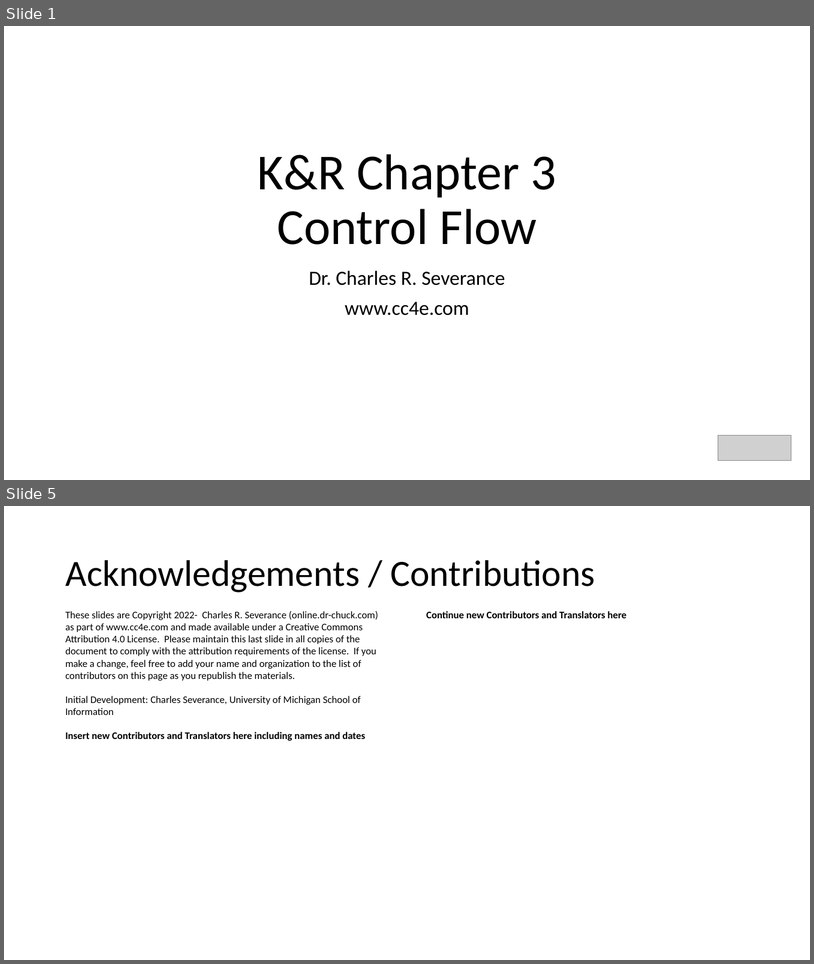
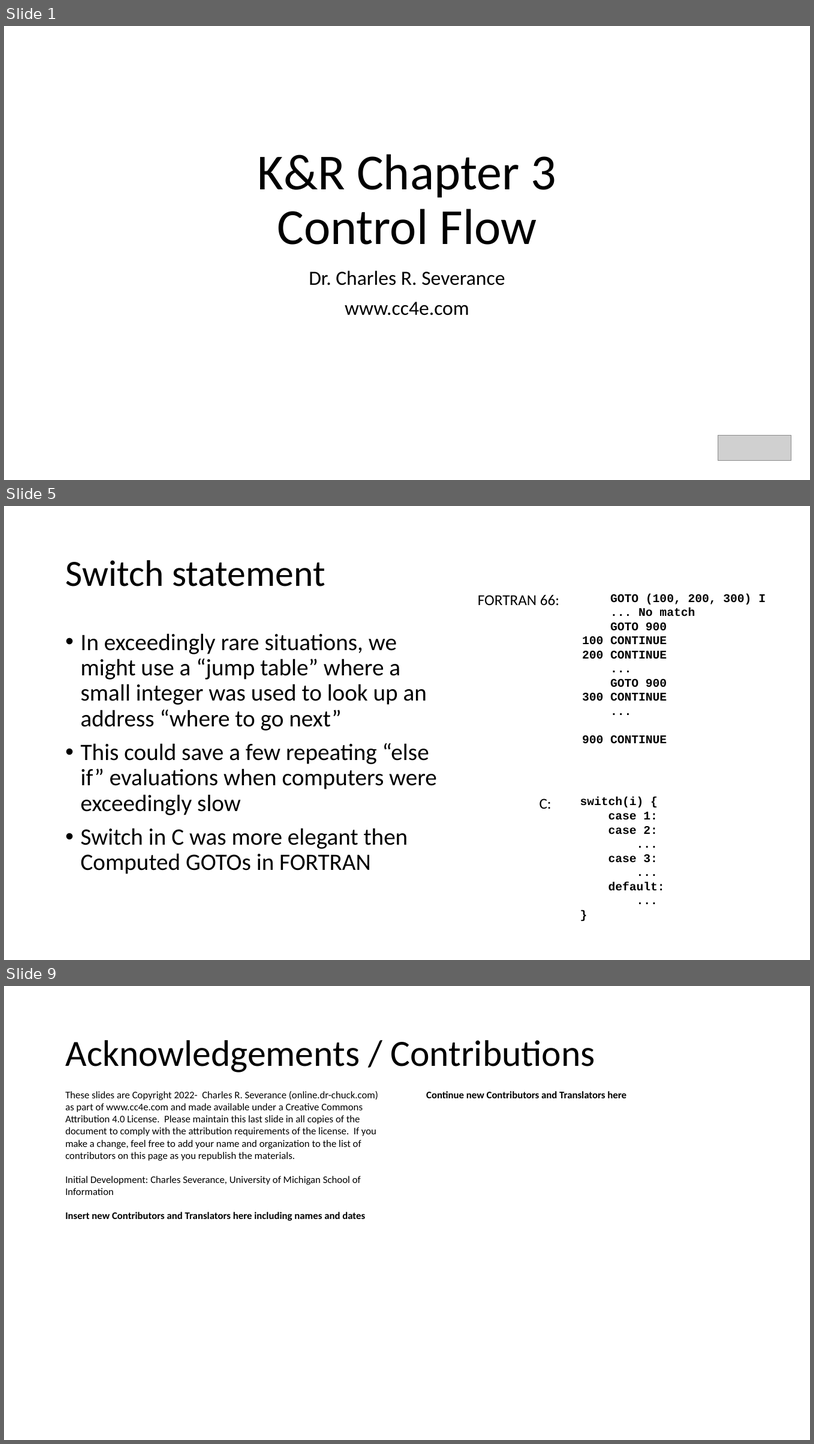
Before and after one commit to csev/cc4e, a slide deck: lectures/KR-3.pptx. Shown one above the other, each under a label of ours: slides 1 and 5 before the commit, slides 1, 5 and 9 after it; the slides between them are not shown. The pictures are 814x964 and 814x1444 pixels, drawn with LibreOffice and Linux fonts; fonts in the diff are those of the drawing; grey boxes stand for pictures. Boxes give left, top, right and bottom in pixels: in the first picture for what was removed or moved away, otherwise in the second. Text is boxed around its words. In the diff, an @@ line names an element or a change of style, - is before the commit and + after.

```diff
--- a/lectures/KR-3.pptx
+++ b/lectures/KR-3.pptx
@@ slide 5 added at box(4, 506, 810, 960), background #FFFFFF @@
@@ title added at box(65, 560, 326, 586), 44 pt, text #000000 @@
+Switch statement
@@ text added at box(478, 595, 560, 605), 18 pt, text #000000 @@
+FORTRAN 66:
@@ text added at box(582, 594, 766, 744), 14 pt, text #000000, bold @@
+GOTO (100, 200, 300) I
+... No match
+GOTO 900
+100 CONTINUE
+200 CONTINUE
+...
+GOTO 900
+300 CONTINUE
+...
+900 CONTINUE
@@ text added at box(81, 633, 437, 874), 28 pt, text #000000 @@
+• In exceedingly rare situations, we might use a “jump table” where a small integer was used to look up an address “where to go next”
+• This could save a few repeating “else if” evaluations when computers were exceedingly slow
+• Switch in C was more elegant then Computed GOTOs in FORTRAN
@@ text added at box(540, 798, 552, 808), 18 pt, text #000000 @@
+C:
@@ text added at box(581, 797, 665, 891), 14 pt, text #000000, bold @@
+switch(i) {
+case 1:
+case 2:
+...
+case 3:
+...
+default:
+...
+}
@@ what was slide 5 is now slide 9 @@
```
Also in this commit, not shown: 1 slide changed, 5 other slides added, 2 slides removed, 12 other files.
